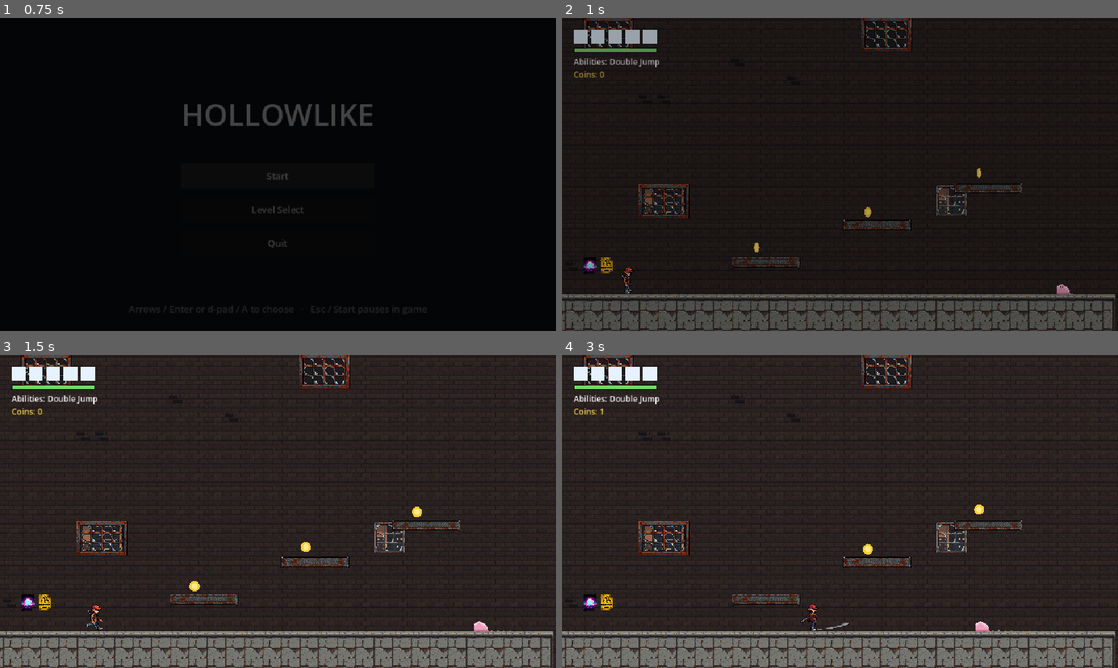
Above: before the commit, frames 1-4 (two rows, left to right).
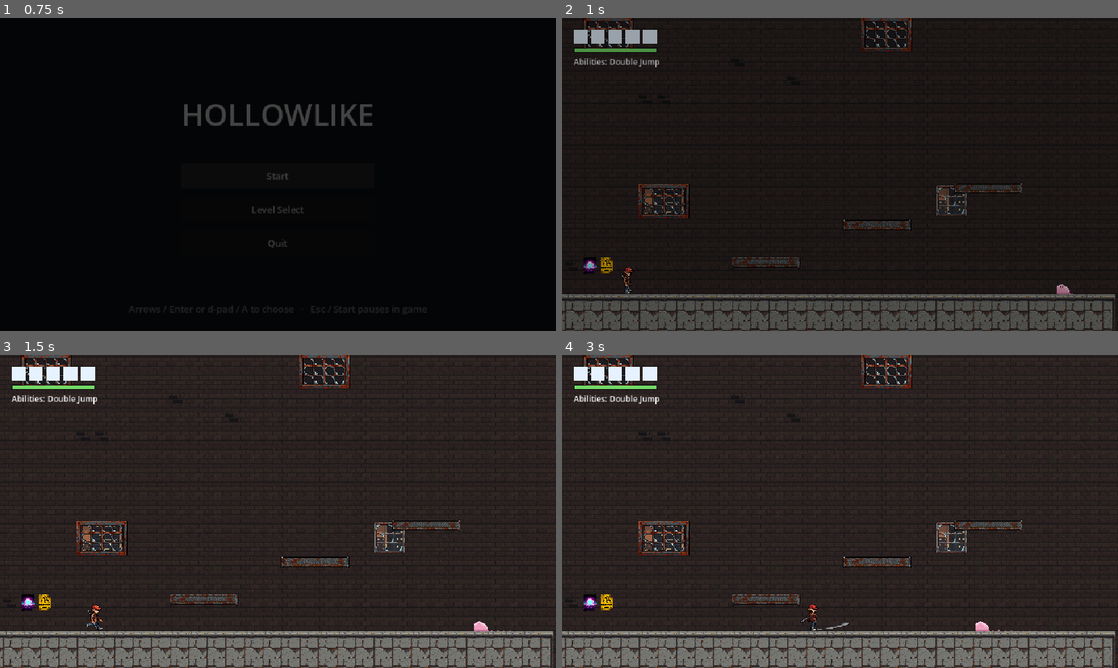
Above: after the commit, the same moments.

Repository: xipheon/hollowlike
Game: Godot game, scene res://scenes/main_menu.tscn
The game is run twice, just before and just after one commit, with the same random seed, the same clock (stepped at 60 frames per second) and the same inputs.
Inputs (mouse positions are in pixels of both pictures, inside the frame that each line leads up to):
- Up to frame 1 (0.75 s): click "Start" at 0.5 s
- Up to frame 2 (1 s): no input
- Up to frame 3 (1.5 s): tap Enter (ui_accept) at 1.25 s; move the mouse to (400, 495) at 1.27 s; hold D (move_right) from 1.28 s (still down); tap K (dash) at 1.35 s; click (400, 495) at 1.42 s
- Up to frame 4 (3 s): tap Space (jump) at 1.52, 1.55, 1.82, 2.1, 2.27, 2.57 s; move the mouse to (728, 527) at 2.02 s; release D (move_right) at 2.03 s; hold S (move_down) 2.03-2.78 s; tap K (dash) at 2.3 s; move the mouse to (895, 442) at 2.77 s; hold D (move_right) from 2.78 s (still down); tap J (attack) at 2.85 s

Frame 1 is identical in both runs. In frame 2, 0.1% of the frame differs, in the area x 2-76%, y 16-75%; in frame 3, 0.2%, in the area x 2-76%, y 16-76%; in frame 4, 0.2%.

Commit message:
Remove all items for now
Coins, health pickups and the dash / wall-jump pickup orbs are gone,
with their room markers (o, h, D, W), the HUD coin counter and the coin
tracking in GameState. Abilities still come from the bosses. Items will
come back as a new system; their tests (coins, health pickup) are
removed with them, and the menu tests check a reset by abilities instead.

Co-Authored-By: Claude Opus 5.5 <noreply@anthropic.com>

Diff:
--- a/scripts/ability_pickup.gd
+++ /dev/null
@@ -1,38 +0,0 @@
-class_name AbilityPickup
-extends Area2D
-## Walk into it to permanently unlock an ability (stored in GameState).
-
-var ability := ""
-var label := ""
-var _time := 0.0
-
-
-func _ready() -> void:
-	collision_layer = 0
-	collision_mask = 2   # player body
-	var shape := CollisionShape2D.new()
-	var circle := CircleShape2D.new()
-	circle.radius = 16.0
-	shape.shape = circle
-	add_child(shape)
-	body_entered.connect(_on_body_entered)
-
-
-func _process(delta: float) -> void:
-	_time += delta
-	queue_redraw()
-
-
-func _on_body_entered(body: Node) -> void:
-	if body is Player:
-		GameState.unlock(ability)
-		queue_free()
-
-
-func _draw() -> void:
-	var bob := sin(_time * 3.0) * 4.0
-	var c := Color(1.0, 0.85, 0.25)
-	draw_colored_polygon(PackedVector2Array([
-		Vector2(0, -14 + bob), Vector2(12, bob), Vector2(0, 14 + bob), Vector2(-12, bob)]), c)
-	draw_string(ThemeDB.fallback_font, Vector2(-40, -24 + bob), label,
-		HORIZONTAL_ALIGNMENT_CENTER, 80, 12, Color(1, 1, 1, 0.8))
--- a/scripts/game_state.gd
+++ b/scripts/game_state.gd
@@ -3,13 +3,12 @@
 ## Later: save/load, checkpoints, map discovery, boss flags all live here.
 
 signal ability_unlocked(ability: String)
-signal coins_changed(count: int)
 signal player_skin_changed(skin_id: String)
 
 const FADE_TIME := 0.25
 const MENU_SCENE := "res://scenes/main_menu.tscn"
 
-## Abilities you begin a new game with; the rest are unlocked by bosses and pickups.
+## Abilities you begin a new game with; the rest are unlocked by bosses.
 const STARTING_ABILITIES := {
 	"double_jump": true,
 	"sprint": false,
@@ -27,9 +26,6 @@
 var arrived_from := ""
 ## Rooms whose boss has been beaten (room id -> where its corpse lies, Vector2).
 var bosses_defeated := {}
-var coins := 0
-## Coins already picked up, keyed "room:x,y", so they don't respawn.
-var collected_coins := {}
 ## Health carried through a door into the next room, in half-hearts (-1 = none,
 ## start full). Used once, so dying or restarting a room still refills it.
 var carried_health := -1
@@ -67,12 +63,6 @@
 	player_skin_changed.emit(skin_id)
 
 
-func collect_coin(coin_id: String) -> void:
-	collected_coins[coin_id] = true
-	coins += 1
-	coins_changed.emit(coins)
-
-
 ## Fade out, load the target room's scene, fade back in. The player arrives
 ## with the health they left with.
 func go_through_door(from_room: String, to_room: String, health: int) -> void:
@@ -98,8 +88,6 @@
 func start_at_room(room: String) -> void:
 	abilities = STARTING_ABILITIES.duplicate()
 	bosses_defeated = {}
-	coins = 0
-	collected_coins = {}
 	carried_health = -1
 	_fade_to_scene(LevelData.ROOMS[room].scene, "")
 
--- a/scripts/hud.gd
+++ b/scripts/hud.gd
@@ -43,7 +43,6 @@
 var _stamina_bar: StaminaBar
 var _boss_bar: BossBar
 var _boss_label: Label
-var _coins_label: Label
 var _abilities_label: Label
 var _message_label: Label
 var _message_timer := 0.0
@@ -65,11 +64,6 @@
 	_message_label.size = Vector2(960, 40)
 	_message_label.horizontal_alignment = HORIZONTAL_ALIGNMENT_CENTER
 	_message_label.modulate.a = 0.0
-
-	_coins_label = _make_label(Vector2(20, 88), 14)
-	_coins_label.modulate = Color(1.0, 0.85, 0.3)
-	GameState.coins_changed.connect(_on_coins_changed)
-	_on_coins_changed(GameState.coins)
 
 	# Boss title: drawn big, then scaled down to sit above the bar.
 	_boss_label = _make_label(Vector2.ZERO, BOSS_TITLE_FONT_SIZE)
@@ -180,10 +174,6 @@
 	_stamina_bar.queue_redraw()
 
 
-func _on_coins_changed(count: int) -> void:
-	_coins_label.text = "Coins: %d" % count
-
-
 func _on_ability_unlocked(ability: String) -> void:
 	_refresh_abilities()
 	show_message("Unlocked: %s" % ability.capitalize().replace("_", " "))
--- a/scripts/item_pickup.gd
+++ /dev/null
@@ -1,73 +0,0 @@
-class_name ItemPickup
-extends Area2D
-## Walk-over collectible.
-##   coin:   adds to GameState.coins; remembered by coin_id, so it never respawns.
-##   health: restores a heart; ignored at full health, respawns with the room.
-
-const HEALTH_AMOUNT := 2   # one heart, in half-hearts
-
-var kind := "coin"
-var coin_id := ""
-var _time := 0.0
-
-
-func _ready() -> void:
-	collision_layer = 0
-	collision_mask = 2   # player body
-	var shape := CollisionShape2D.new()
-	var circle := CircleShape2D.new()
-	circle.radius = 12.0
-	shape.shape = circle
-	add_child(shape)
-	_time = randf() * TAU   # so rows of coins don't bob in lockstep
-
-
-func _physics_process(_delta: float) -> void:
-	# Polled rather than body_entered, so a health pickup you stand on at full
-	# health is still taken the moment you get hurt.
-	for body in get_overlapping_bodies():
-		if body is Player and _try_collect(body):
-			queue_free()
-			return
-
-
-func _try_collect(player: Player) -> bool:
-	match kind:
-		"coin":
-			GameState.collect_coin(coin_id)
-			return true
-		"health":
-			if player.health >= player.max_health:
-				return false
-			player.heal(HEALTH_AMOUNT)
-			return true
-	return false
-
-
-func _process(delta: float) -> void:
-	_time += delta
-	queue_redraw()
-
-
-func _draw() -> void:
-	var bob := sin(_time * 3.0) * 3.0
-	match kind:
-		"coin":
-			var squash := absf(cos(_time * 2.0))   # spinning
-			var w := maxf(9.0 * squash, 2.0)
-			draw_colored_polygon(_ellipse(Vector2(0, bob), w, 9.0), Color(1.0, 0.8, 0.2))
-			draw_colored_polygon(_ellipse(Vector2(0, bob), w * 0.55, 5.5), Color(1.0, 0.92, 0.55))
-		"health":
-			var c := Color(0.95, 0.3, 0.35)
-			draw_circle(Vector2(-5, bob - 3), 6.0, c)
-			draw_circle(Vector2(5, bob - 3), 6.0, c)
-			draw_colored_polygon(PackedVector2Array([
-				Vector2(-10.5, bob - 1), Vector2(10.5, bob - 1), Vector2(0, bob + 11)]), c)
-
-
-func _ellipse(center: Vector2, rx: float, ry: float) -> PackedVector2Array:
-	var points := PackedVector2Array()
-	for i in 16:
-		var a := TAU * i / 16.0
-		points.append(center + Vector2(cos(a) * rx, sin(a) * ry))
-	return points
--- a/scripts/level_data.gd
+++ b/scripts/level_data.gd
@@ -5,11 +5,9 @@
 ##   ~  acid (instant kill)
 ##   B  boss (the Warden, stands on the floor)   F  boss (the Harrier, flies)
 ##   |  arena gate: all gates shut when the fight starts
-##   o  coin (never respawns once taken)   h  health pickup (one heart)
 ##   P  player start       E  crawler enemy
 ##   c  crawler on the ceiling above this cell (drops on you)
-##   K  sword knight
-##   D  dash pickup        W  wall-jump pickup     >  door (left/right wall; see `doors`)
+##   K  sword knight       >  door (left/right wall; see `doors`)
 ## Rows may be shorter than the widest row; missing tiles are empty.
 ## The outer border is automatically solid.
 ## Each room is its own scene (main.gd with `room` set). `doors` maps the wall a
@@ -29,22 +27,22 @@
 const START_ROWS := [
 	"                                                                                                         #",
 	"                                                                                                         #",
-	"                                                                                                       o #",
-	"                                                                                          o o          o #",
-	"                                                                               o o       =====         o #",
-	"                                                                              =====                    o #",
-	"                                                                       oo                                #",
+	"                                                                                                         #",
+	"                                                                                                         #",
+	"                                                                                         =====           #",
+	"                                                                              =====                      #",
+	"                                                                                                         #",
 	"                                                      E               =====                              #",
-	"                                         o       ###########                                             #",
-	"                                        ====     ###########   ####                           oo         >",
+	"                                                 ###########                                             #",
+	"                                        ====     ###########   ####                                      >",
 	"                                                 ###########     c                           ####        >",
-	"                      o                          ###########           E                             h   >",
+	"                                                 ###########           E                                 >",
 	"                     ====                   ##   ###########         #####              ####       #######",
-	"                o                           ##   ########                          E               #######",
-	"               ====                         ##   ######## o                   #########            #######",
-	"          o                            ==== ##=  #####################        c                    #######",
+	"                                            ##   ########                          E               #######",
+	"               ====                         ##   ########                     #########            #######",
+	"                                       ==== ##=  #####################        c                    #######",
 	"         ====                               ##   ###########                                       #######",
-	"   P                       E              E ##o  ###########~~~~~~~~~~~~~~~~~~~~~~~~~~~~~~~~~~~~~~~#######",
+	"   P                       E              E ##   ###########~~~~~~~~~~~~~~~~~~~~~~~~~~~~~~~~~~~~~~~#######",
 	"##############################    ##########################~~~~~~~~~~~~~~~~~~~~~~~~~~~~~~~~~~~~~~~#######",
 	"##############################^^^^########################################################################"
 ]
@@ -68,7 +66,7 @@
 	"#                       |                            |                    ################",
 	"#                       |                            |                    ################",
 	"#                       |                            |                    ################",
-	"#           h           |                        B   |               h oo ################",
+	"#                       |                        B   |                    ################",
 	"#==========################################################        #######################",
 	"#          ################################################        #######################",
 	"#          ################################################        #######################",
@@ -92,7 +90,7 @@
 	"#                            #",
 	"#                            >",
 	"#                            >",
-	"#                     oo oo  >",
+	"#                            >",
 	"#                 ############",
 	"#                  c",
 	"#        ======",
@@ -100,20 +98,20 @@
 	"#",
 	"#               ======",
 	"#",
-	"#          o",
+	"#           ",
 	"#        ======",
 	"#",
-	"# h",
+	"#  ",
 	"#######",
 	"#",
 	"#        ======",
 	"#",
-	"#                o",
+	"#                 ",
 	"#              ======",
 	"#",
 	"#                         K",
 	"#                      #######",
-	"#                  o",
+	"#                   ",
 	"#                =====",
 	"#",
 	"#",
@@ -126,10 +124,10 @@
 	"#",
 	"#                        K",
 	"#                   ##########",
-	"#              o",
+	"#               ",
 	"#            ======",
 	"#",
-	"#       o",
+	"#        ",
 	">     ======",
 	">",
 	">  P",
--- a/scripts/main.gd
+++ b/scripts/main.gd
@@ -393,10 +393,6 @@
 					var knight := KnightEnemy.new()
 					knight.position = tile_origin + Vector2(TILE * 0.5, TILE - KnightEnemy.SIZE.y * 0.5)
 					add_child(knight)
-				"D":
-					_spawn_pickup("dash", "DASH", tile_origin)
-				"W":
-					_spawn_pickup("wall_jump", "WALL JUMP", tile_origin)
 				"B":
 					var warden := WardenBoss.new()
 					warden.position = tile_origin + Vector2(TILE * 0.5, TILE - WardenBoss.SIZE.y * 0.5)
@@ -405,12 +401,6 @@
 					var harrier := HarrierBoss.new()
 					harrier.position = tile_origin + Vector2(TILE * 0.5, TILE * 0.5)
 					_spawn_boss(harrier, x, y)
-				"o":
-					var coin_id := "%s:%d,%d" % [room, x, y]
-					if not GameState.collected_coins.has(coin_id):
-						_spawn_item("coin", tile_origin, coin_id)
-				"h":
-					_spawn_item("health", tile_origin)
 
 	# Arriving through a door (or a room with no P, e.g. run directly with F6).
 	if GameState.arrived_from != "" or not has_start:
@@ -425,21 +415,3 @@
 	_player.camera.limit_top = 0
 	_player.camera.limit_right = _w * TILE
 	_player.camera.limit_bottom = _h * TILE
-
-
-func _spawn_item(kind: String, tile_origin: Vector2, coin_id := "") -> void:
-	var item := ItemPickup.new()
-	item.kind = kind
-	item.coin_id = coin_id
-	item.position = tile_origin + Vector2(TILE * 0.5, TILE * 0.5)
-	add_child(item)
-
-
-func _spawn_pickup(ability: String, label: String, tile_origin: Vector2) -> void:
-	if GameState.has_ability(ability):
-		return
-	var pickup := AbilityPickup.new()
-	pickup.ability = ability
-	pickup.label = label
-	pickup.position = tile_origin + Vector2(TILE * 0.5, TILE * 0.5)
-	add_child(pickup)
--- a/tests/gameplay_test.gd
+++ b/tests/gameplay_test.gd
@@ -19,12 +19,12 @@
 		"_test_safe_ground_needs_both_feet", "_test_tapped_down_strike_ends",
 		"_test_held_down_strike_ends", "_test_tapped_pogos_chain_on_spikes",
 	],
-	# First room: layout routes, crawlers, coins, pickups, one-way platforms, its door.
+	# First room: layout routes, crawlers, one-way platforms, its door.
 	"start_room": [
 		"_test_acid_route_jumps", "_test_acid_enemies_stay_on_platforms", "_test_crawler_turns_at_wall",
-		"_test_door_to_boss_room_and_back", "_test_coin_counts_and_stays_collected",
+		"_test_door_to_boss_room_and_back",
 		"_test_down_jump_drops_through_platform", "_test_down_jump_on_solid_ground_still_jumps",
-		"_test_pink_crawler_kill_heals", "_test_crawler_sludge", "_test_ceiling_crawler", "_test_health_pickup", "_test_room_lights_flicker",
+		"_test_pink_crawler_kill_heals", "_test_crawler_sludge", "_test_ceiling_crawler", "_test_room_lights_flicker",
 	],
 	# Every ceiling crawler placed in any room ("c" markers, enemy_crawler.gd ceiling code).
 	"crawlers": [
@@ -171,8 +171,6 @@
 func _spawn(scene: PackedScene = MAIN_SCENE, boss_beaten := false) -> void:
 	GameState.arrived_from = ""
 	GameState.bosses_defeated = {"boss": Vector2(49.5 * TILE, 15 * TILE - WardenBoss.SIZE.y * 0.5)} if boss_beaten else {}
-	GameState.collected_coins = {}
-	GameState.coins = 0
 	GameState.carried_health = -1
 	GameState.player_skin = PlayerSprite.DEFAULT_SKIN
 	GameState.abilities = GameState.STARTING_ABILITIES.duplicate()
@@ -1637,7 +1635,7 @@
 	await _despawn()
 	GameState.debug_mode = true
 	for room in LevelData.ROOMS:
-		GameState.coins = 7
+		GameState.unlock("dash")
 		var menu := MENU_SCENE.instantiate()
 		get_tree().root.add_child(menu)
 		get_tree().current_scene = menu
@@ -1651,7 +1649,7 @@
 		if loaded != null:
 			var p: Player = loaded._player
 			var start := _find_tile(LevelData.ROOMS[room].rows, "P")
-			_check(absf(p.global_position.x - (start.x + 0.5) * TILE) < 2.0 and GameState.coins == 0,
+			_check(absf(p.global_position.x - (start.x + 0.5) * TILE) < 2.0 and not GameState.has_ability("dash"),
 					"%s: fresh progress, starting at P (col %.1f)" % [room, p.global_position.x / TILE])
 		await _frames(30)   # let the fade finish
 		await _despawn()
@@ -1675,7 +1673,6 @@
 
 func _test_main_menu_starts_game() -> void:
 	print("Main menu: Start loads the first room with fresh progress")
-	GameState.coins = 7
 	GameState.unlock("dash")
 	var menu := MENU_SCENE.instantiate()
 	get_tree().root.add_child(menu)
@@ -1685,7 +1682,7 @@
 	await _press_pad_a()
 	var room := await _wait_for_room("start", 120)
 	_check(room != null, "first room loaded")
-	_check(GameState.coins == 0 and not GameState.has_ability("dash"), "progress reset")
+	_check(not GameState.has_ability("dash"), "progress reset")
 	if room != null:
 		var p: Player = room._player
 		_check(p.global_position.x < 5 * TILE, "starting at P (col %.1f)" % (p.global_position.x / TILE))
@@ -1713,11 +1710,6 @@
 	_check(not get_tree().paused, "game unpaused")
 	await _frames(30)
 	await _despawn()
-
-
-func _items(kind: String) -> Array:
-	return get_tree().current_scene.get_children().filter(
-			func(c): return c is ItemPickup and c.kind == kind)
 
 
 func _test_room_lights_flicker() -> void:
@@ -1756,23 +1748,6 @@
 			"the sign blinks or sags but is fully on %.0f%% of the time" % (100.0 * sign.on / frames))
 	_check(broken.flashes >= 2 and float(broken.on) / frames < 0.35,
 			"a dead bulb sputters on (%d flashes) but is dark %.0f%% of the time" % [broken.flashes, 100.0 - 100.0 * broken.on / frames])
-	await _despawn()
-
-
-func _test_coin_counts_and_stays_collected() -> void:
-	print("Coins count on the HUD and don't respawn on reload")
-	await _spawn()
-	var before := _items("coin").size()
-	_place(10, 15)
-	await _frames(5)
-	_check(GameState.coins == 1, "coin counted (%d)" % GameState.coins)
-	_check(_main._hud._coins_label.text == "Coins: 1", "HUD shows it (%s)" % _main._hud._coins_label.text)
-	_check(_items("coin").size() == before - 1, "coin removed")
-	get_tree().reload_current_scene()
-	var room := await _wait_for_room("start", 30)
-	await _frames(2)
-	_check(room != null and _items("coin").size() == before - 1, "still gone after reload (%d of %d left)" % [_items("coin").size(), before])
-	_check(room != null and room._hud._coins_label.text == "Coins: 1", "count kept after reload")
 	await _despawn()
 
 
@@ -1984,19 +1959,6 @@
 		total += watched.size()
 		await _despawn()
 	_check(total > 0, "found %d ceiling crawlers across the rooms" % total)
-
-
-func _test_health_pickup() -> void:
-	print("Health pickup restores a heart, but waits while you're at full health")
-	await _spawn()
-	_place(101, 11)
-	await _frames(5)
-	_check(_items("health").size() == 1 and _player.health == _player.max_health, "left alone at full health")
-	_player.health = 6
-	await _frames(3)
-	_check(_player.health == 8, "healed one heart (6 -> %d half-hearts)" % _player.health)
-	_check(_items("health").is_empty(), "pickup used up")
-	await _despawn()
 
 
 # Jumps from the near edge of each platform to the next one (left or right).
Not shown, removed: scripts/ability_pickup.gd.uid
Not shown, removed: scripts/item_pickup.gd.uid
